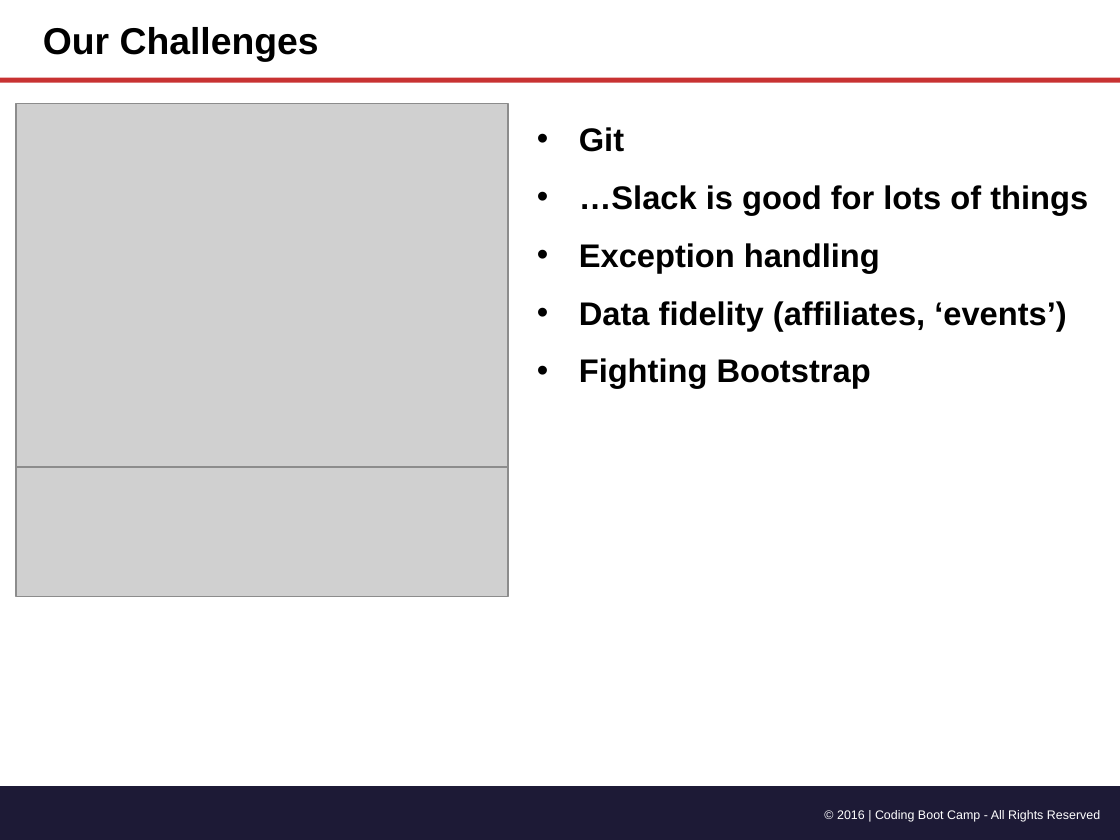
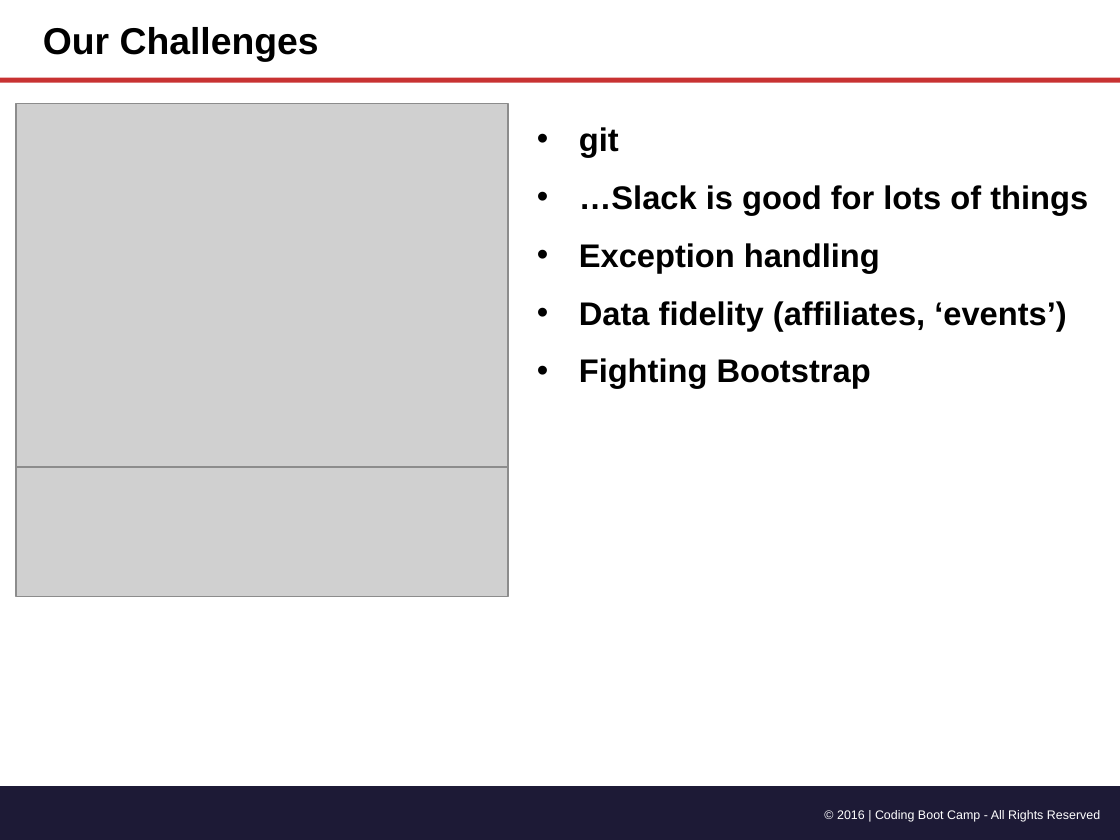
Before and after one commit to grupy-inc/grupy, a slide deck: slide 4 of Groopy Project Overview.pptx. Drawn at 1120x840 pixels with LibreOffice and Linux fonts; fonts in the diff are those of the drawing; grey boxes stand for pictures. Boxes give left, top, right and bottom in pixels: in the first picture for what was removed or moved away, otherwise in the second. Text is boxed around its words. In the diff, an @@ line names an element or a change of style, - is before the commit and + after.

```diff
--- a/Groopy Project Overview.pptx
+++ b/Groopy Project Overview.pptx
@@ text at box(579, 127, 619, 157): text changed @@
-• Git
+• git
```
Also in this commit, not shown: 2 other slides changed, 2 slides added, 1 other file.
